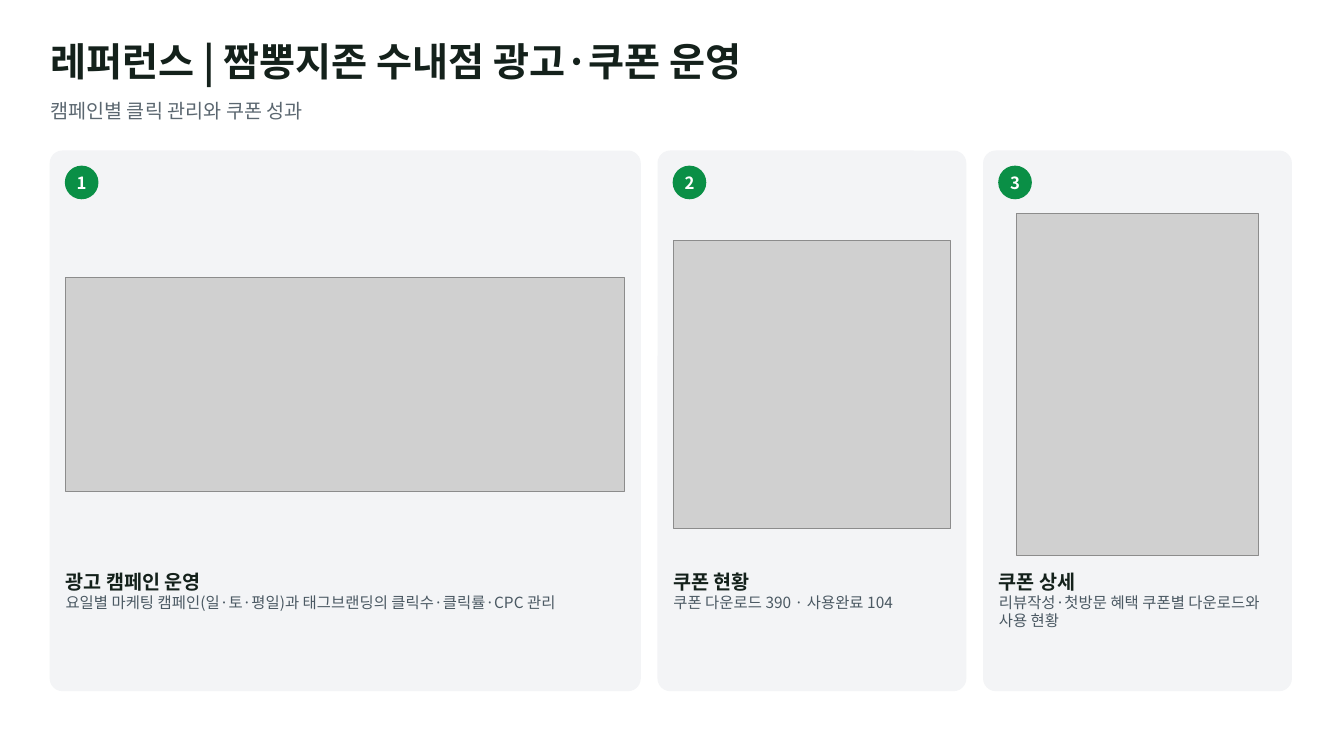
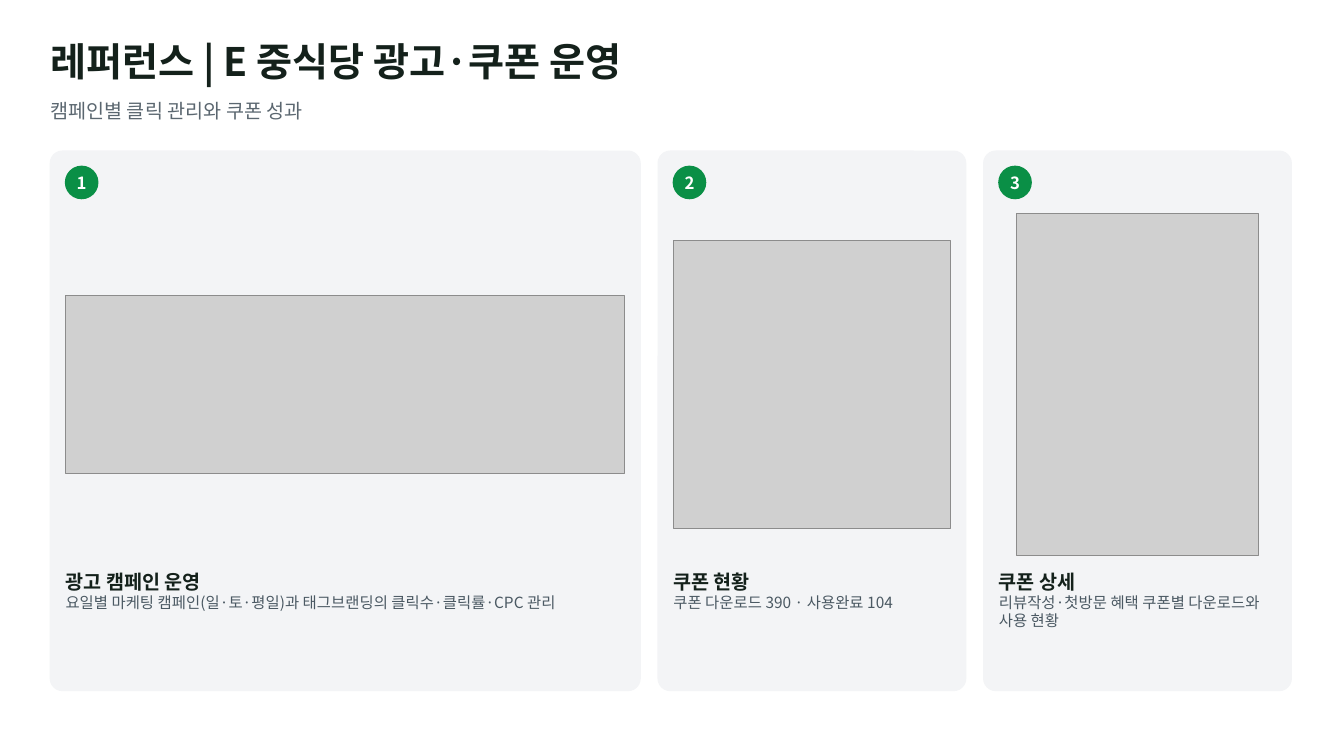
Before and after one commit to alfk0615/placeon, a slide deck: slide 13 of out/company_reference_proposal.pptx. Drawn at 1344x756 pixels with LibreOffice and Linux fonts; fonts in the diff are those of the drawing; grey boxes stand for pictures. Boxes give left, top, right and bottom in pixels: in the first picture for what was removed or moved away, otherwise in the second. Text is boxed around its words. In the diff, an @@ line names an element or a change of style, - is before the commit and + after.

```diff
--- a/out/company_reference_proposal.pptx
+++ b/out/company_reference_proposal.pptx
@@ text at (50, 43, 622, 80): text changed @@
-레퍼런스 | 짬뽕지존 수내점 광고·쿠폰 운영
+레퍼런스 | E 중식당 광고·쿠폰 운영
@@ picture: place and size @@
-picture at (66, 278, 625, 492)
+picture at (66, 296, 625, 474)
```
Also in this commit, not shown: 14 other slides changed.
